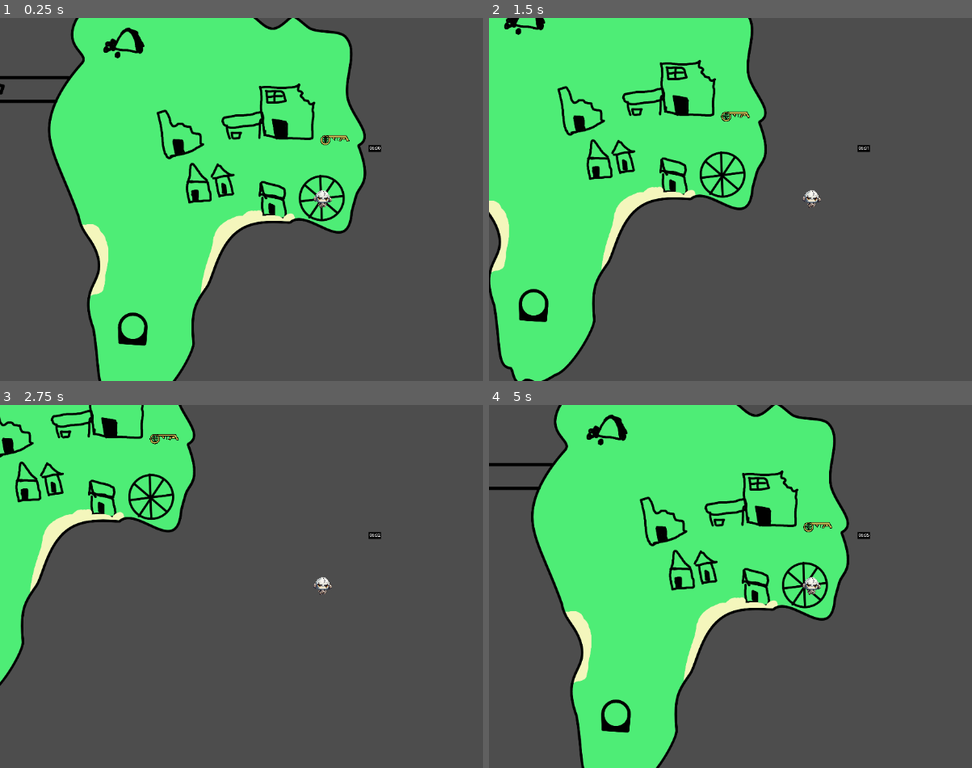
Above: before the commit, frames 1-4 (two rows, left to right).
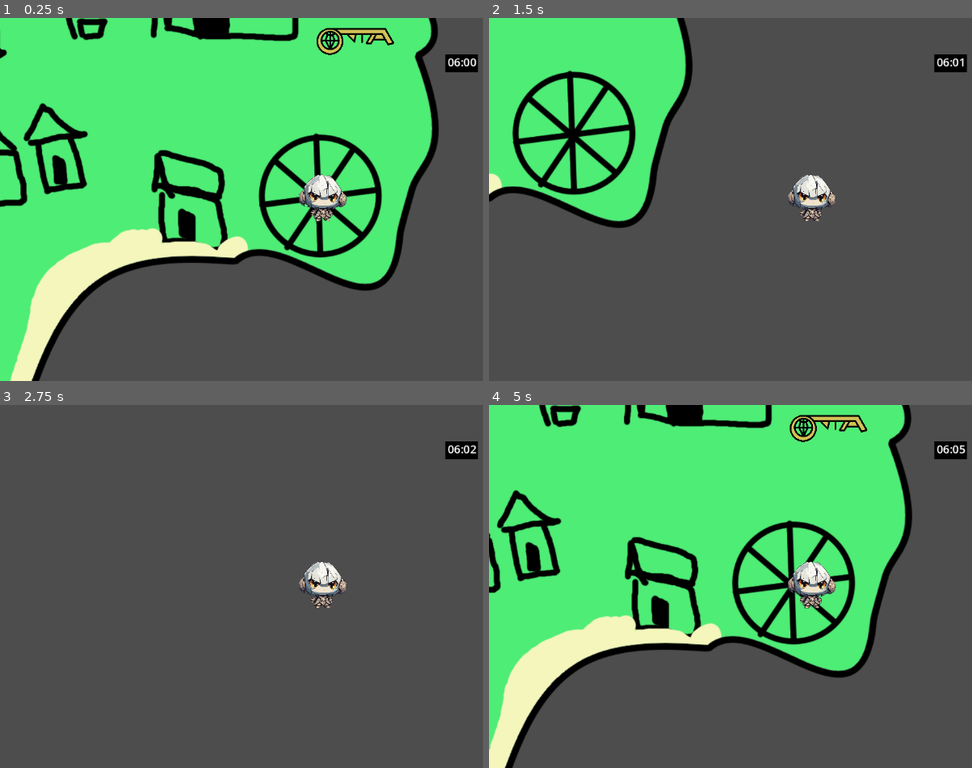
Above: after the commit, the same moments.

Repository: Hollow-Head/Sky-Island-Game
Game: Godot game, scene res://Scenes/Main.tscn
Two runs of this game, one before a commit and one after it. Both use one fixed random seed, a clock stepped at 60 frames per second and the inputs below.
Inputs:
- Up to frame 1 (0.25 s): no input
- Up to frame 2 (1.5 s): tap Enter at 0.5 s; hold Right (Right) 0.53-1.28 s; tap E (Interact) at 0.6, 1.35 s; hold Down (Down) from 1.28 s (still down)
- Up to frame 3 (2.75 s): release Down (Down) at 2.03 s; hold Right (Right) from 2.03 s (still down); tap E (Interact) at 2.1 s
- Up to frame 4 (5 s): release Right (Right) at 2.78 s; hold Up (Up) 2.78-3.53 s; tap E (Interact) at 2.85, 3.6, 4.35 s; hold Left (Left) from 3.53 s (still down)

The runs differ from the first frame. In frame 1, 46% of the frame differs, in the area x 0-99%, y 0-100%; in frame 2, 26%; in frame 3, 17%; in frame 4, 43%.

Commit message:
comments and tweaks

Diff:
--- a/Scenes/Main.tscn
+++ b/Scenes/Main.tscn
@@ -50,9 +50,6 @@
 
 [node name="Player" parent="." instance=ExtResource("1_8bx5u")]
 
-[node name="Camera2D" parent="Player" index="2"]
-zoom = Vector2(0.3, 0.3)
-
 [connection signal="timeout" from="Game Time" to="Game Time" method="_on_timeout"]
 
 [editable path="Rotate Island Experimental"]
--- a/Scenes/Player.tscn
+++ b/Scenes/Player.tscn
@@ -1,8 +1,9 @@
-[gd_scene load_steps=5 format=3 uid="uid://biwjt8wwbkgf8"]
+[gd_scene load_steps=6 format=3 uid="uid://biwjt8wwbkgf8"]
 
 [ext_resource type="Script" path="res://Scripts/Player.gd" id="1_ydkxx"]
 [ext_resource type="Texture2D" uid="uid://myjedlln5k0r" path="res://Sprites/PlayerConcept.png" id="2_82yvj"]
 [ext_resource type="Script" path="res://Scripts/TimeText.gd" id="3_8qf8m"]
+[ext_resource type="Script" path="res://Scripts/CameraPlayer.gd" id="3_isuy2"]
 
 [sub_resource type="CircleShape2D" id="CircleShape2D_43em7"]
 radius = 33.0151
@@ -19,7 +20,8 @@
 position = Vector2(2.08165e-12, 14)
 shape = SubResource("CircleShape2D_43em7")
 
-[node name="Camera2D" type="Camera2D" parent="."]
+[node name="CameraPlayer" type="Camera2D" parent="."]
+script = ExtResource("3_isuy2")
 
 [node name="ClockUI" type="ColorRect" parent="."]
 offset_left = 274.0
--- a/Scripts/Camera2D.gd
+++ /dev/null
@@ -1,9 +0,0 @@
-extends Camera2D
-
-@onready var player = get_node("/root/Main/Player")
-
-func _ready():
-	pass
-
-func _process(delta):
-	pass
--- /dev/null
+++ b/Scripts/CameraPlayer.gd
@@ -0,0 +1,4 @@
+extends Camera2D
+
+func _ready():
+	set_zoom( Vector2( 0.8, 0.8 ) )
--- a/Scripts/GameTime.gd
+++ b/Scripts/GameTime.gd
@@ -1,4 +1,6 @@
 extends Timer
+
+#TODO change every variable to english
 
 @export var minutoInicial : int
 @export var horaInicial : int
